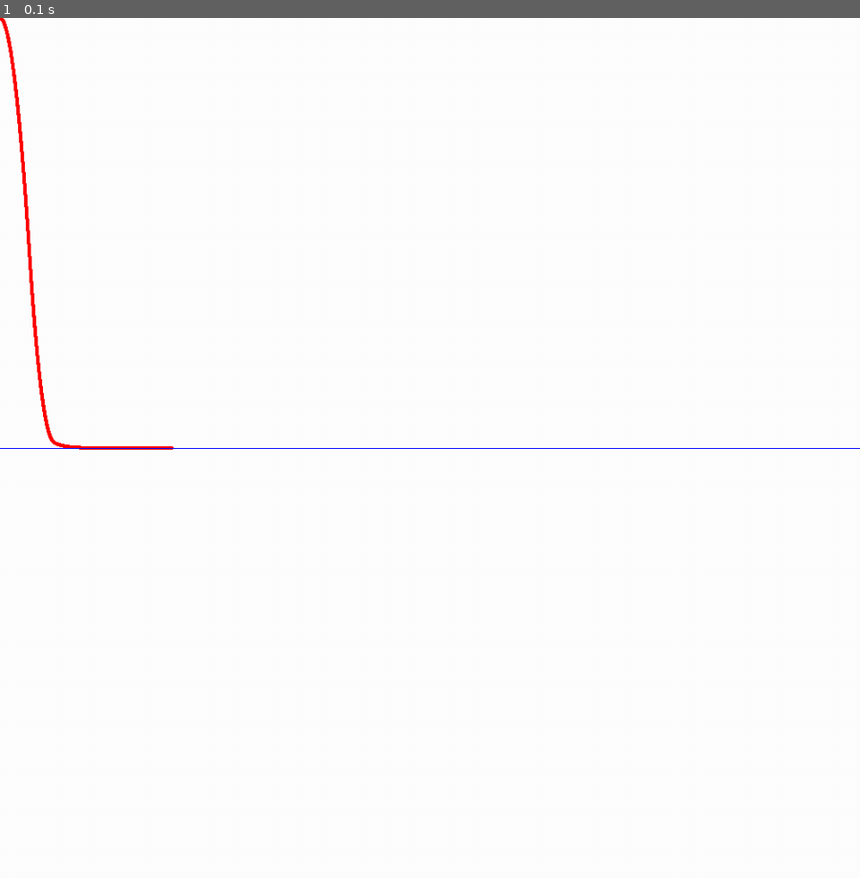
Above: before the commit, frame 1.
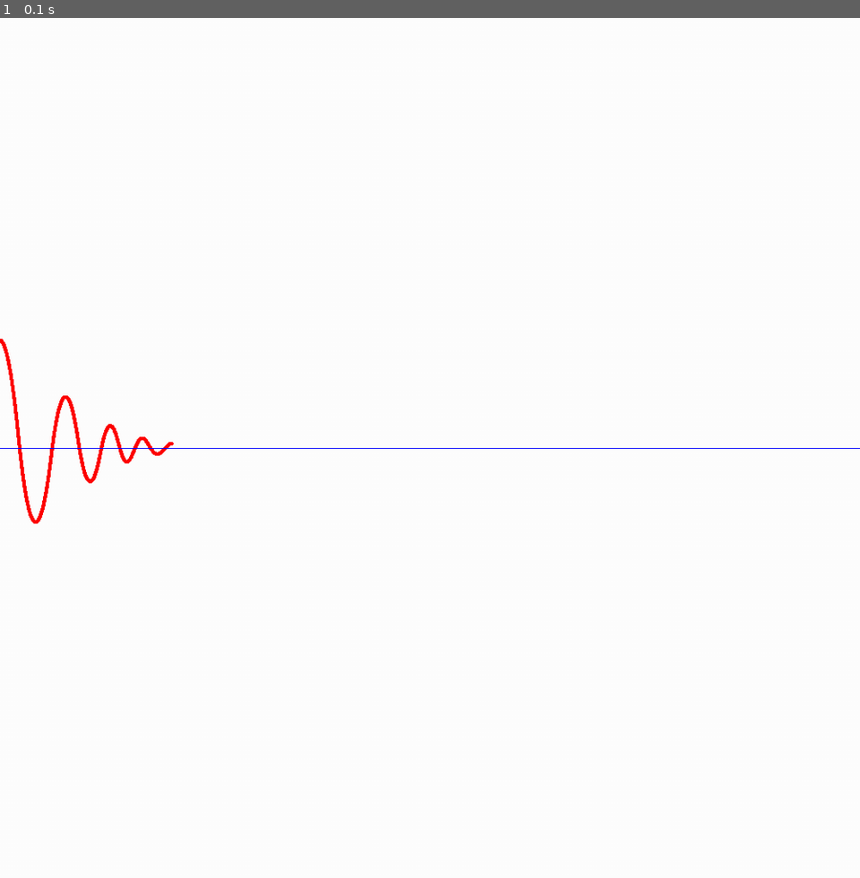
Above: after the commit, the same moment.

Repository: duncanwedig/PIDsim
Game: pygame game, started from main.py
The game is run twice, just before and just after one commit, with the same random seed, the same clock (stepped at 60 frames per second) and the same inputs.
Inputs:
- Up to frame 1 (0.1 s): no input

The runs differ from the first frame. In frame 1, 0.7% of the frame differs, in the area x 0-21%, y 0-59%.

Commit message:
Better Kv

Diff:
--- a/main.py
+++ b/main.py
@@ -18,7 +18,8 @@
 screen.fill([255,255,255])
 
 # pid = PIDcontroller(setpoint=100, kP=2.5, kI=0, kD=15, motor=Motor(312, .7, .71, 134))
-pid = PIDcontroller(setpoint=100, kP=5, kI=0.001, kD=15, motor=Motor(88.5, 2.7, 2.42, 133))
+# pid = PIDcontroller(setpoint=100, kP=5, kI=0.001, kD=15, motor=Motor(88.5, 2.7, 2.42, 133))
+pid = PIDcontroller(setpoint=25, kP=4, kI=0.005, kD=1, motor=Motor(88.5, 2.7, 2.42, 133))
 
 for n in range(4000):
     pid.step(.01, screen)
--- a/utils/motor.py
+++ b/utils/motor.py
@@ -15,10 +15,10 @@
 
         self.kT = stall_torque / stall_current
         self.R = battery_voltage / stall_current
-        self.kV = free_speed / (battery_voltage - free_current * self.R)
+        self.kV = (battery_voltage - free_current * self.R) / free_speed
 
     def get_torque(self, voltage:float, velocity:float):
-        return ( voltage - (velocity / self.kV) ) * self.kT / self.R
+        return ( voltage - (velocity * self.kV) ) * self.kT / self.R
 
     def print_data(self):
         print("kT: ", self.kT)
